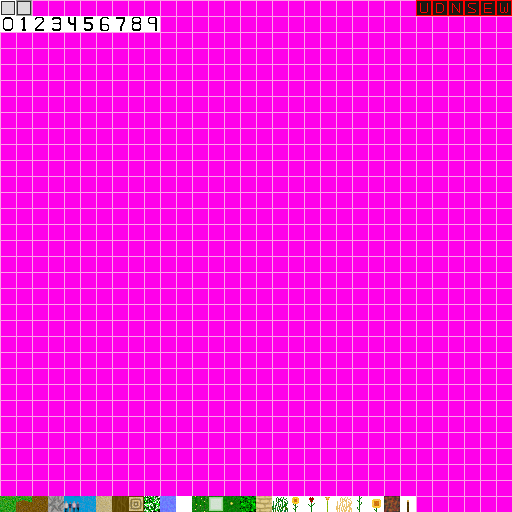
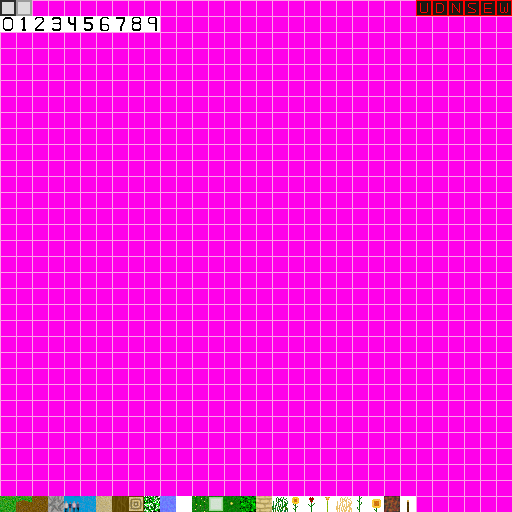
Two versions of the same layered image (512×512). Layer-by-layer changes:
painted on "Pasted Layer" over (0, 0, 31, 16)
